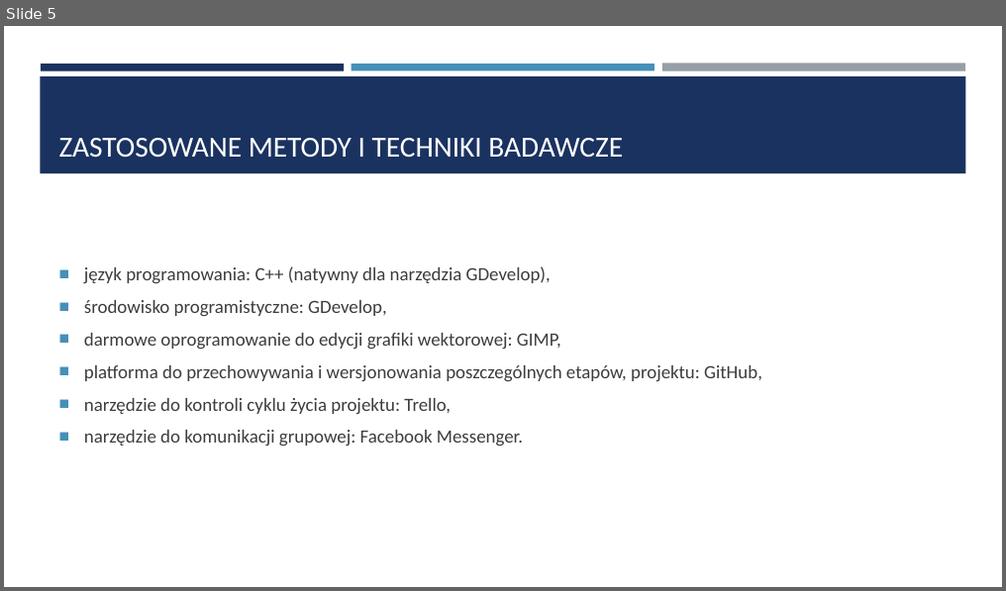
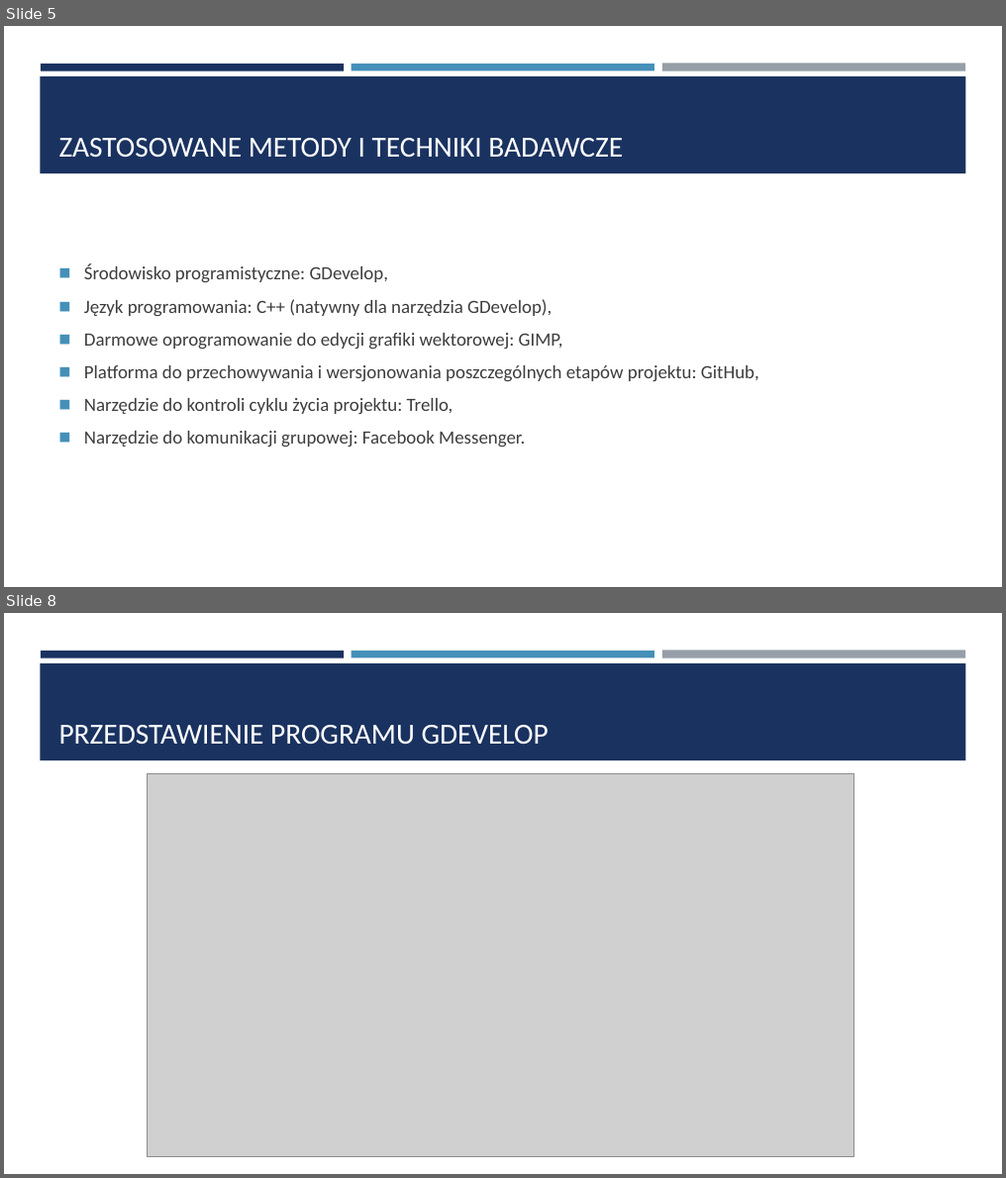
Before and after one commit to kwiat323/Praca_Inzynierska, a slide deck: Prezentacja/Prezentacja pracy dyplomowej.pptx. Shown one above the other, each under a label of ours: slide 5 before the commit, slides 5 and 8 after it; the slides between them are not shown. The pictures are 1006x591 and 1006x1178 pixels, drawn with LibreOffice and Linux fonts; fonts in the diff are those of the drawing; grey boxes stand for pictures. Boxes give left, top, right and bottom in pixels: in the first picture for what was removed or moved away, otherwise in the second. Text is boxed around its words. In the diff, an @@ line names an element or a change of style, - is before the commit and + after.

```diff
--- a/Prezentacja/Prezentacja pracy dyplomowej.pptx
+++ b/Prezentacja/Prezentacja pracy dyplomowej.pptx
@@ slide 8 added at bbox=[4, 613, 1002, 1174], background #FFFFFF; not listed: 4 template elements that a slide beside it also shows @@
@@ title added at bbox=[59, 725, 548, 745], 28 pt, text #FFFFFF @@
+PRZEDSTAWIENIE PROGRAMU GDEVELOP
@@ picture added at bbox=[147, 774, 854, 1157] @@
@@ slide 5 changed as well @@
@@ text at bbox=[84, 265, 759, 448]: text changed @@
-■ język programowania: C++ (natywny dla narzędzia GDevelop),
-■ środowisko programistyczne: GDevelop,
-■ darmowe oprogramowanie do edycji grafiki wektorowej: GIMP,
-■ platforma do przechowywania i wersjonowania poszczególnych etapów, projektu: GitHub,
-■ narzędzie do kontroli cyklu życia projektu: Trello,
-■ narzędzie do komunikacji grupowej: Facebook Messenger.
+◼ Środowisko programistyczne: GDevelop,
+◼ Język programowania: C++ (natywny dla narzędzia GDevelop),
+◼ Darmowe oprogramowanie do edycji grafiki wektorowej: GIMP,
+◼ Platforma do przechowywania i wersjonowania poszczególnych etapów projektu: GitHub,
+◼ Narzędzie do kontroli cyklu życia projektu: Trello,
+◼ Narzędzie do komunikacji grupowej: Facebook Messenger.
```
Also in this commit, not shown: 4 other slides changed, 8 other slides added, 2 slides removed, 1 other file.
